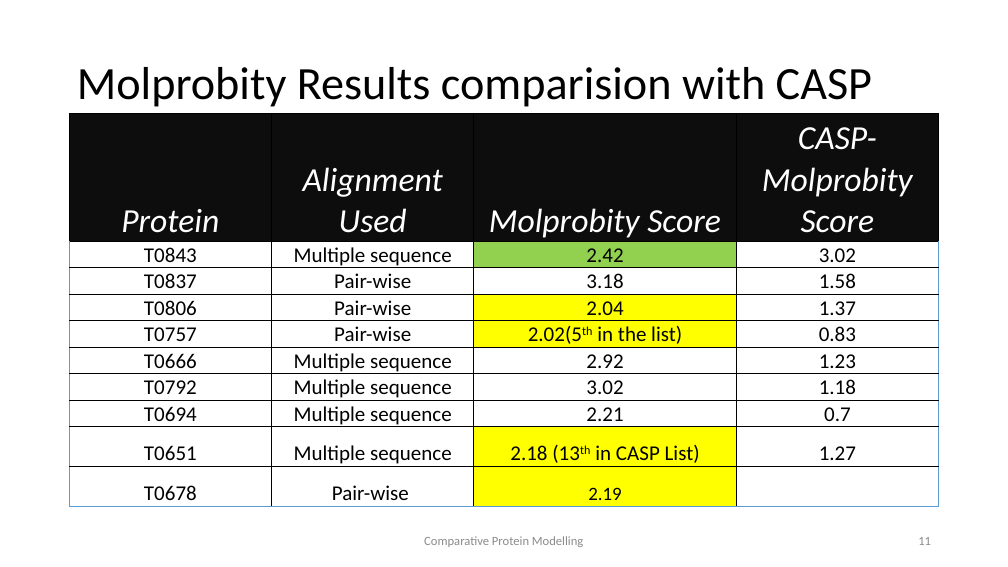
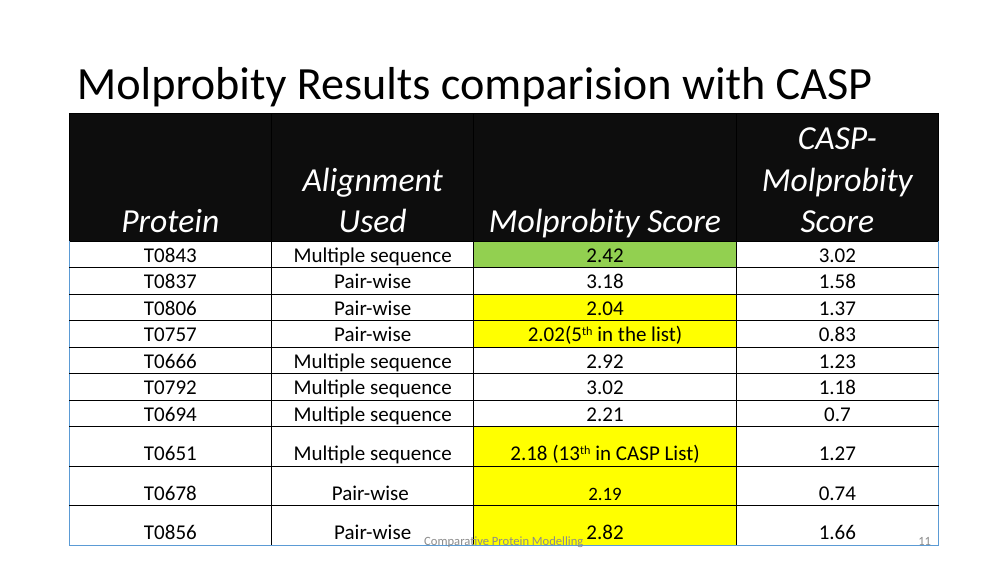
Before and after one commit to SaiManikanta23/Comparative-Protein-Modelling, a slide deck: slide 11 of ComparativeProteinSequence.pptx. Drawn at 1008x567 pixels with LibreOffice and Linux fonts; fonts in the diff are those of the drawing. Boxes give left, top, right and bottom in pixels: in the first picture for what was removed or moved away, otherwise in the second. Text is boxed around its words. In the diff, an @@ line names an element or a change of style, - is before the commit and + after.

```diff
--- a/ComparativeProteinSequence.pptx
+++ b/ComparativeProteinSequence.pptx
@@ table at (70,114,940,550) @@
-row 10: T0678 | Pair-wise | 2.19 | 
+row 10: T0678 | Pair-wise | 2.19 | 0.74
+row 11: T0856 | Pair-wise | 2.82 | 1.66
```
Also in this commit, not shown: 1 other slide changed, 5 other files.
